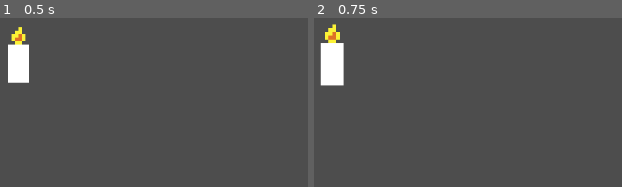
Above: before the commit, frames 1-2 (left to right).
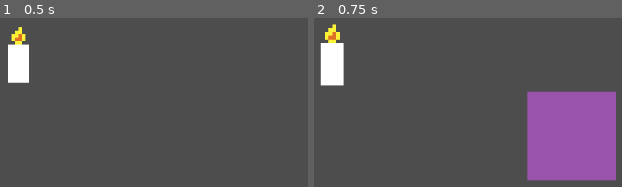
Above: after the commit, the same moments.

Repository: adrientremblay/ld55
Game: Godot game, scene res://scenes/main.tscn
The game is run twice, just before and just after one commit, with the same random seed, the same clock (stepped at 60 frames per second) and the same inputs.
Inputs (mouse positions are in pixels of both pictures, inside the frame that each line leads up to):
- Up to frame 1 (0.5 s): no input
- Up to frame 2 (0.75 s): tap Enter at 0.5 s; move the mouse to (332, 55) at 0.52 s; press the mouse at (332, 55) at 0.53 s

Frame 1 is identical in both runs. In frame 2, 15% of the frame differs, in the area x 69-99%, y 43-97%.

Commit message:
Finished basic dragging

Diff:
--- a/scripts/object.gd
+++ b/scripts/object.gd
@@ -17,6 +17,7 @@
 	if Input.is_action_just_pressed("click"):
 		offset = get_global_mouse_position() - global_position
 		initial_pos = global_position
+		Dragging.is_dragging = true
 	if Input.is_action_pressed("click"):
 		global_position = get_global_mouse_position() - offset
 	elif Input.is_action_just_released("click"):
